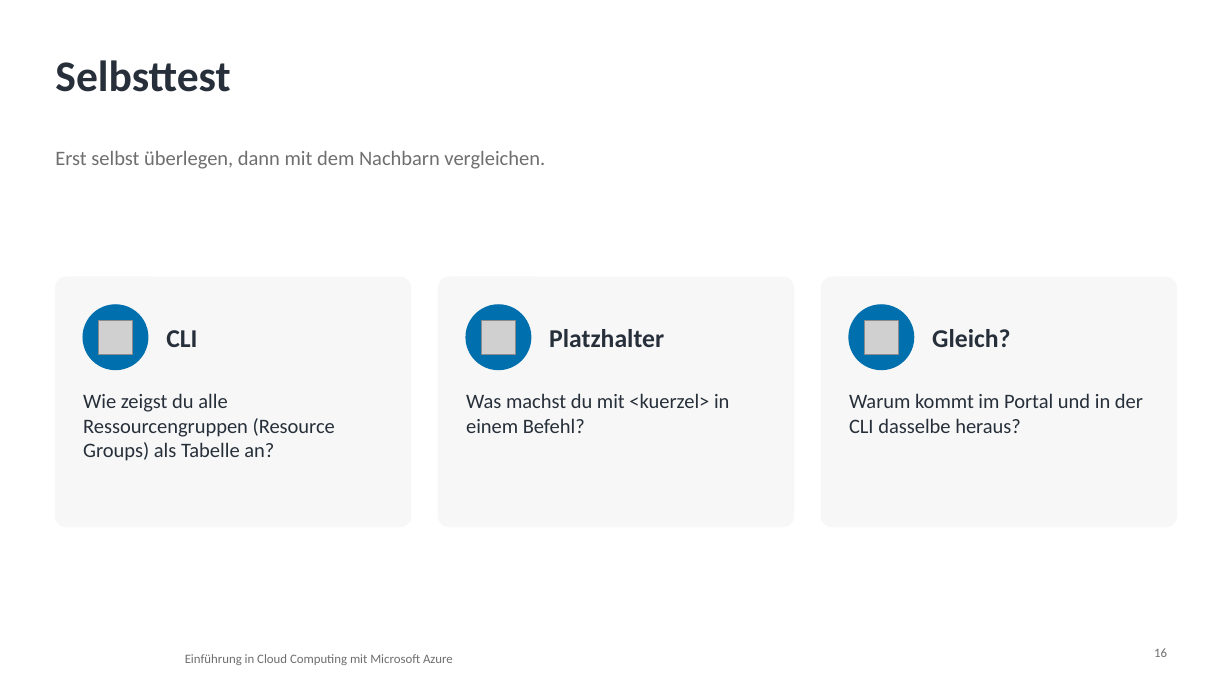
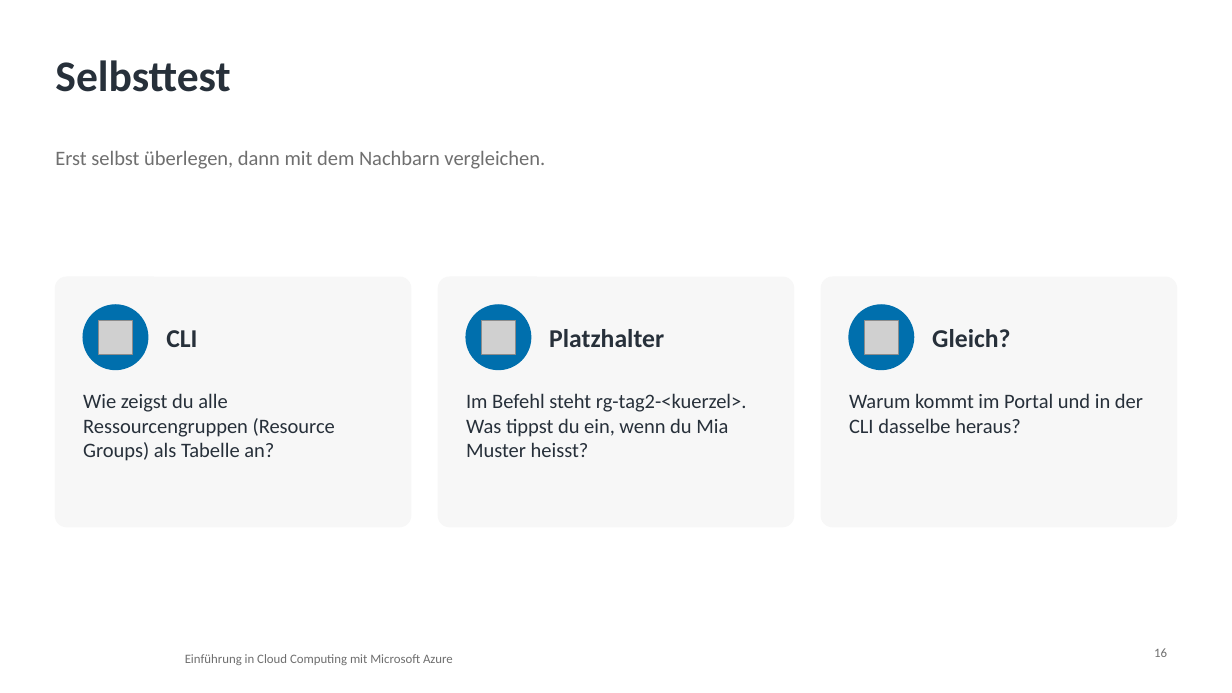
Before and after one commit to pat-teacher/azure-basics-training, a slide deck: slide 16 of praesentationen/input-03-azure-aufbau.pptx. Drawn at 1232x693 pixels with LibreOffice and Linux fonts; fonts in the diff are those of the drawing; grey boxes stand for pictures; background and template pictures are left out. Boxes give left, top, right and bottom in pixels: in the first picture for what was removed or moved away, otherwise in the second. Text is boxed around its words. In the diff, an @@ line names an element or a change of style, - is before the commit and + after.

```diff
--- a/praesentationen/input-03-azure-aufbau.pptx
+++ b/praesentationen/input-03-azure-aufbau.pptx
@@ text at box(466, 393, 747, 457): text changed @@
-Was machst du mit <kuerzel> in einem Befehl?
+Im Befehl steht rg-tag2-<kuerzel>. Was tippst du ein, wenn du Mia Muster heisst?
```
Also in this commit, not shown: 1 other file.
